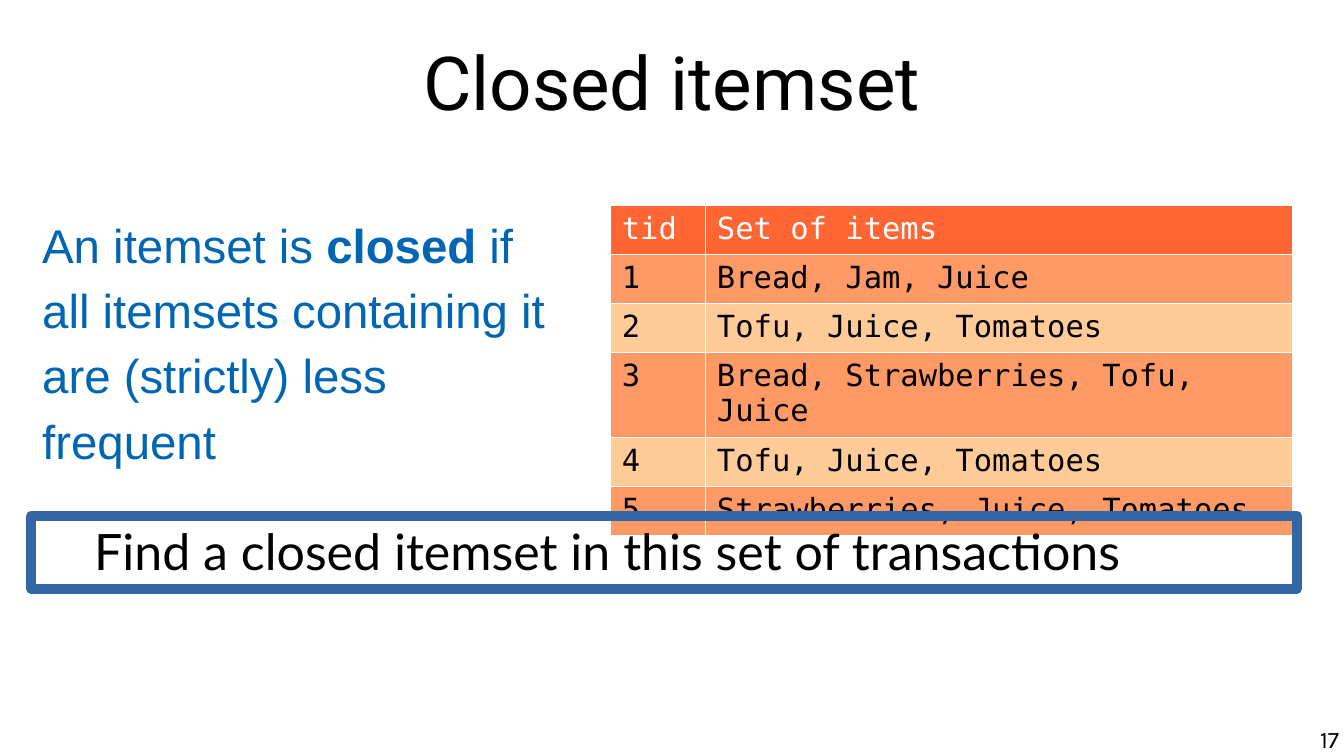
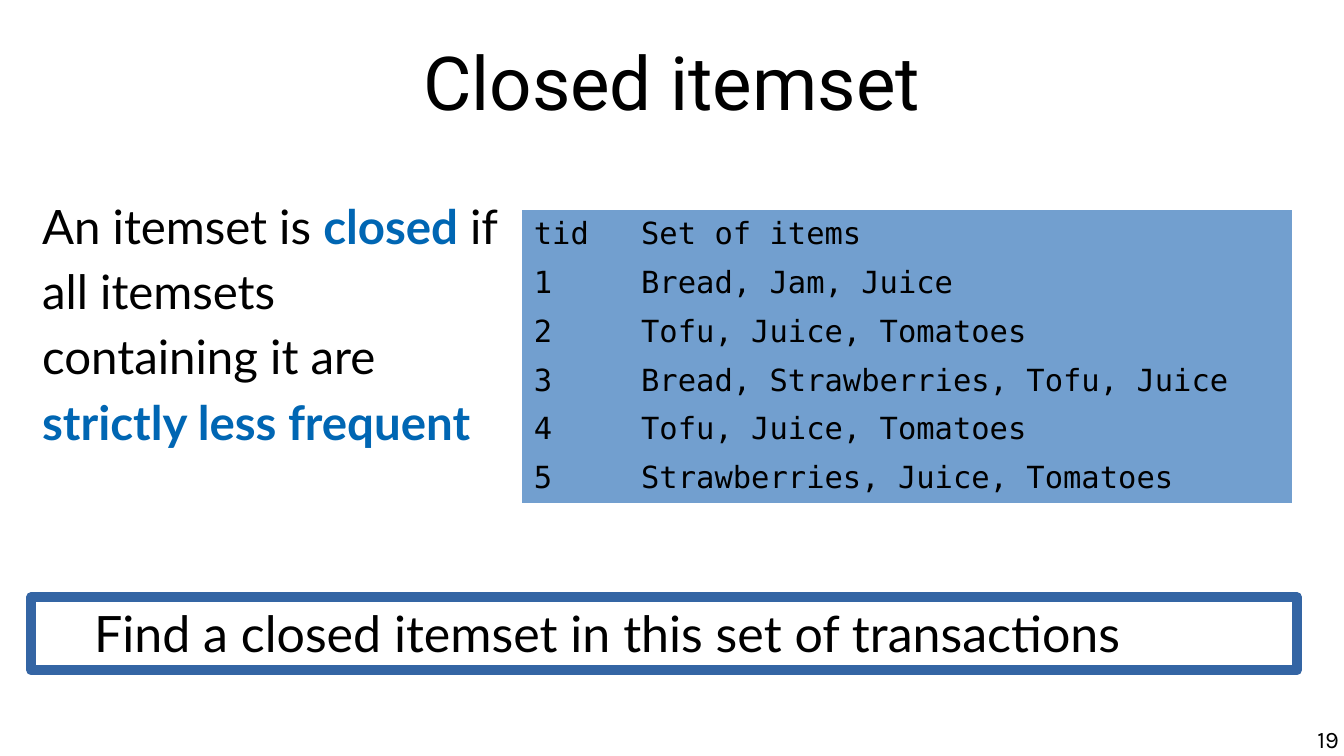
Before and after one commit to chatox/data-mining-course, a slide deck: slide 19 of theory/odp/tt11_itemsets.odp (slide 17 before the commit). Drawn at 1344x756 pixels with LibreOffice and Linux fonts; fonts in the diff are those of the drawing. Boxes give left, top, right and bottom in pixels: in the first picture for what was removed or moved away, otherwise in the second. Text is boxed around its words. In the diff, an @@ line names an element or a change of style, - is before the commit and + after.

```diff
--- a/theory/odp/tt11_itemsets.odp
+++ b/theory/odp/tt11_itemsets.odp
@@ text at bbox=[42, 208, 498, 448]: text changed; font Arial to Lato; text colour #0066B3 to #000000 @@
-An itemset is closed if all itemsets containing it are (strictly) less frequent
+An itemset is closed if all itemsets containing it are strictly less frequent
@@ table at bbox=[522, 210, 1292, 498] @@
@@ fill #FF6633 to #729FCF in row 1 @@
@@ fill #FF9966 to #729FCF in 6 cells @@
@@ fill #FFCC99 to #729FCF in 4 cells @@
@@ text colour #FFFFFF to #000000 in "tid", "Set of items" @@
@@ borders changed @@
@@ table: place and size @@
-table at bbox=[610, 206, 1292, 530]
+table at bbox=[522, 210, 1292, 498]
@@ text "Find a closed itemset in ...": place and size @@
-text "Find a closed itemset in ..." at bbox=[32, 516, 1298, 589]
+text "Find a closed itemset in ..." at bbox=[32, 598, 1298, 671]
@@ page number at bbox=[1317, 733, 1339, 749]: text changed @@
-17
+19
```
Also in this commit, not shown: 17 other slides changed, 3 slides added, 2 other files.
